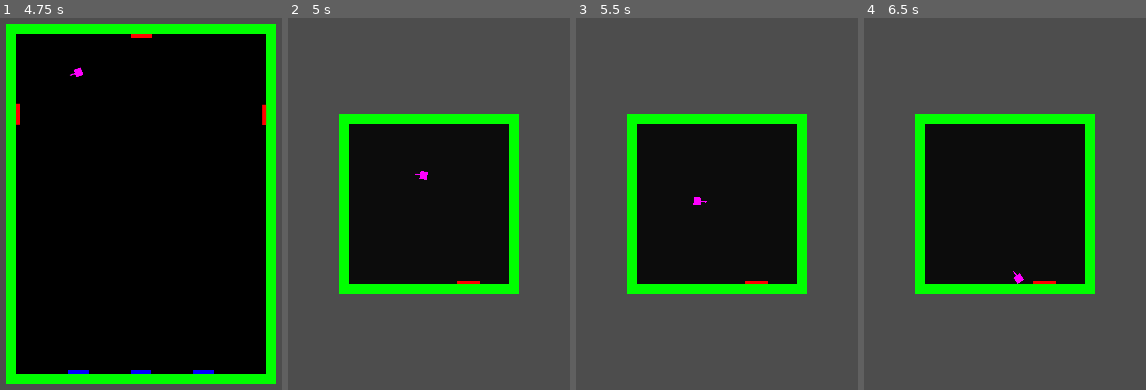
Above: before the commit, frames 1-4 (left to right).
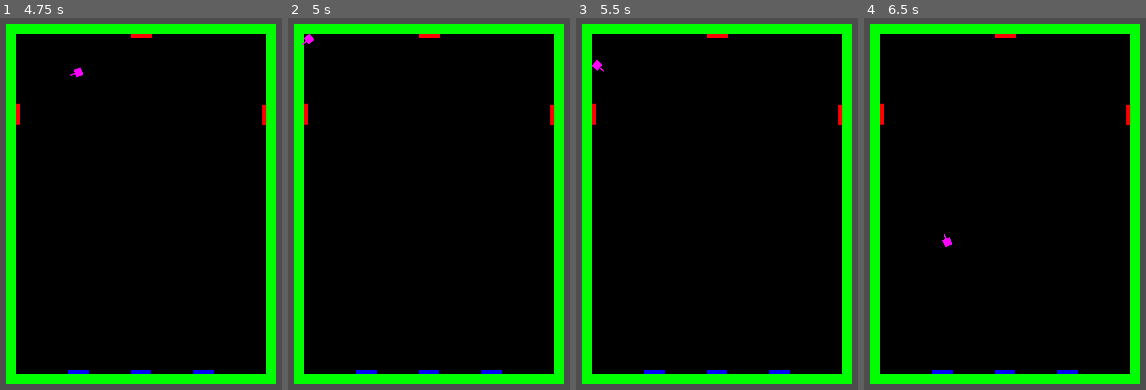
Above: after the commit, the same moments.

Repository: frozensriracha/CS302-Final-Project
Game: Godot game, scene res://game.tscn
Same seed, same stepped clock (60 frames per second), same inputs: the game is played once before the commit and once after it.
Inputs (mouse positions are in pixels of both pictures, inside the frame that each line leads up to):
- Up to frame 1 (4.75 s): tap Enter at 0.5, 2, 3.5 s; move the mouse to (outside the picture) at 0.52 s; press the mouse at (outside the picture) at 0.53 s; hold D (move_right) 0.53-1.28 s; tap Space at 1.25, 2.75, 4.25 s; move the mouse to (outside the picture) at 1.27 s; release the mouse at (outside the picture) at 1.28 s; hold S (move_down) 1.28-2.03 s; click (outside the picture) at 1.35 s; move the mouse to (219, 103) at 2.02 s; press the mouse at (219, 103) at 2.03 s; hold D (move_right) 2.03-2.78 s; move the mouse to (101, 293) at 2.77 s; release the mouse at (101, 293) at 2.78 s; hold W (move_up) 2.78-3.53 s; click (101, 293) at 2.85 s; move the mouse to (outside the picture) at 3.52 s; press the mouse at (outside the picture) at 3.53 s; hold A (move_left) from 3.53 s (still down); tap F1 (switchRoom1) at 4.15 s; move the mouse to (outside the picture) at 4.27 s; release the mouse at (outside the picture) at 4.28 s; click (outside the picture) at 4.35 s
- Up to frame 2 (5 s): keep holding A (move_left); tap F2 (switchRoom2) at 4.9 s
- Up to frame 3 (5.5 s): move the mouse to (756, 204) at 5.02 s; release A (move_left) at 5.03 s; press the mouse at (756, 204) at 5.03 s; hold S (move_down) from 5.03 s (still down)
- Up to frame 4 (6.5 s): move the mouse to (883, 92) at 5.77 s; release S (move_down) at 5.78 s; release the mouse at (883, 92) at 5.78 s; hold D (move_right) from 5.78 s (still down); click (883, 92) at 5.85 s

Frame 1 is identical in both runs. In frame 2, 68% of the frame differs, in the area x 2-98%, y 1-99%; in frame 3, 68%; in frame 4, 68%.
Error after the commit: Invalid operands 'int' and 'String' in operator '=='. (res://scripts/gameScript.gd:12)

Commit message:
Added genericDoor.gd - allows doors to communicate with the gameScript

Diff:
--- a/cs302-dungeon-game/Rooms/SniperRoom/SniperRoom.tscn
+++ b/cs302-dungeon-game/Rooms/SniperRoom/SniperRoom.tscn
@@ -8,6 +8,7 @@
 [ext_resource type="Script" path="res://Rooms/SniperRoom/Scripts/left_wall.gd" id="3_1g2rk"]
 [ext_resource type="Script" path="res://Rooms/SniperRoom/Scripts/top_wall.gd" id="4_sj6b0"]
 [ext_resource type="Script" path="res://Rooms/SniperRoom/Scripts/bottom_wall.gd" id="5_k2ct3"]
+[ext_resource type="Script" path="res://scripts/genericDoor.gd" id="8_lrpcw"]
 
 [sub_resource type="RectangleShape2D" id="RectangleShape2D_tb15k"]
 size = Vector2(24, 864)
@@ -26,20 +27,6 @@
 
 [sub_resource type="RectangleShape2D" id="RectangleShape2D_jwj5r"]
 size = Vector2(50, 10)
-
-[sub_resource type="GDScript" id="GDScript_qfvvg"]
-script/source = "extends Area2D
-
-
-func _on_body_entered(body):
-	print('exiting from Entrance Door 3...')
-	print(body)
-	print(' ')
-
-
-func _on_area_2d_body_entered(body: Node2D) -> void:
-	pass # Replace with function body.
-"
 
 [sub_resource type="RectangleShape2D" id="RectangleShape2D_wvk0y"]
 size = Vector2(50, 10)
@@ -220,7 +207,7 @@
 color = Color(0, 0, 1, 1)
 
 [node name="SR_EnD3" type="Area2D" parent="Entrances/EntranceDoor3/EntranceDoor3"]
-script = SubResource("GDScript_qfvvg")
+script = ExtResource("8_lrpcw")
 
 [node name="CollisionShape2D" type="CollisionShape2D" parent="Entrances/EntranceDoor3/EntranceDoor3/SR_EnD3"]
 position = Vector2(25, 5)
--- a/cs302-dungeon-game/scripts/gameScript.gd
+++ b/cs302-dungeon-game/scripts/gameScript.gd
@@ -5,12 +5,19 @@
 
 # global variables for script
 var currentRoomName = "SniperRoom" # Should be the name of attached room at start
+var currentRoomID = 0 # The current room's index in the room instances vec
 
-func switchTo(roomName):
+func switchTo(roomID):
 	# do nothing if already in desired room
-	if currentRoomName == roomName:
-		print("already in " + roomName)
+	if currentRoomID == roomID:
+		print("already in room " + roomID)
 		return
+
+
+	# Get room instance
+	#var roomData = roomInstances[roomID]
+	#var roomName = roomData.type
+	var roomName = "TEMP"
 
 	# delete current room
 	var currNode = get_node(currentRoomName)
@@ -22,6 +29,12 @@
 	instance.name = roomName
 	self.add_child(instance)
 
+	# Deload any unlinked doors
+
+	# Update the health of enemies
+
+	# Place the player at the correct door
+
 	# DEBUG - print all children of the roomManager and room switched into
 	#print("switched to " + roomName)
 	#for i in range(self.get_child_count(false)):
@@ -29,9 +42,14 @@
 
 	# update currentRoom
 	currentRoomName = roomName
+	currentRoomID = 5
 
 	pass;
 
+
+func doorEntered(name):
+	print("Door " + name + " entered (message sent by gameScript.gd)")
+	pass
 
 # Called when the node enters the scene tree for the first time.
 func _ready() -> void:
--- /dev/null
+++ b/cs302-dungeon-game/scripts/genericDoor.gd
@@ -0,0 +1,11 @@
+extends Area2D
+
+func _on_body_entered(body):
+	# Area2D -> ColorRect -> Door Node2D -> Enterences/Exits Node2D -> Room -> Game
+	# 5 Jumps
+	var masterNode: Node = self.get_parent().get_parent().get_parent().get_parent().get_parent()
+	print("Area")
+	masterNode.call("doorEntered", self.name)
+	#print('exiting from Exit Door 1...')
+	#print(body)
+	#print(' ')
